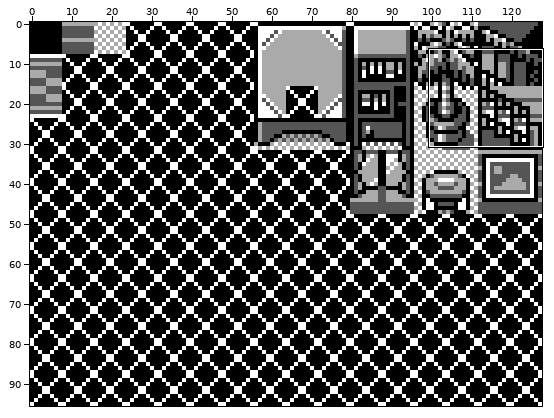
Sprite sheet, stored at gfx/tilesets/modern_interior.png. Above: a wide view before the commit, with the close-up outlined.
Close-up. The starting point:
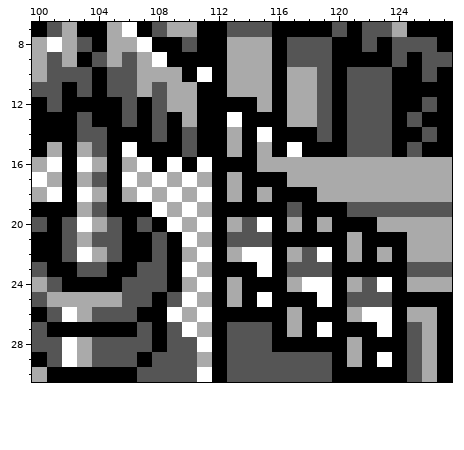
The file is 128x96 pixels. Shown: x 100..127, y 7..30.
The same view after the edit:
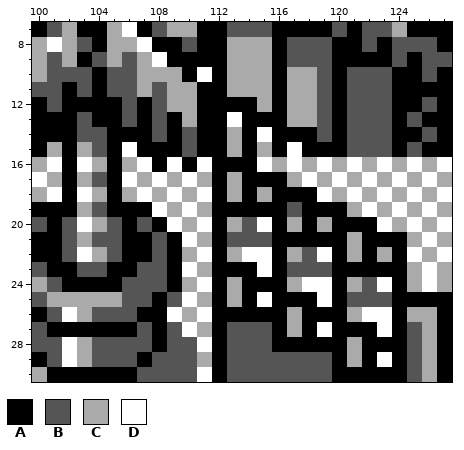
Palette (. is transparent): A #000000  B #555555  C #aaaaaa  D #ffffff
Log entry: Updated modern_interior blocks and tiles.
The exact change:
y 16: x 115 C -> D; x 117 C -> D; x 119 C -> D; x 121 C -> D; x 123 C -> D; x 125 C -> D; x 127 C -> D
y 17: x 118 C -> D; x 120 C -> D; x 122 C -> D; x 124 C -> D; x 126 C -> D
y 18: x 119 C -> D; x 121 C -> D; x 123 C -> D; x 125 C -> D; x 127 C -> D
y 19: x 121..127 BBBBBBB -> CDCDCDC
y 20: x 123 C -> D; x 125 C -> D; x 127 C -> D
y 21: x 126 C -> D
y 22: x 125 C -> D; x 127 C -> D
y 23: x 125..127 BBB -> CDC
y 24: x 126 C -> D
Changed places in both close-ups, as pixel boxes (x1, y1, x2, y2):
changed: (257, 157, 452, 292)
